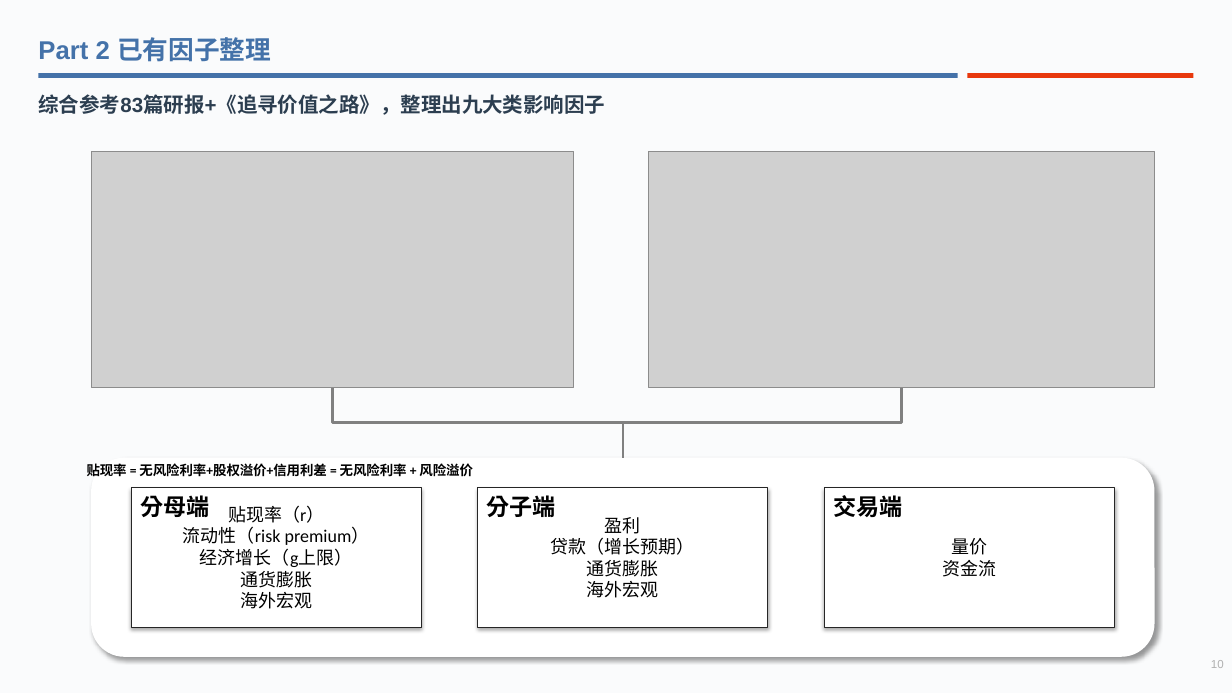
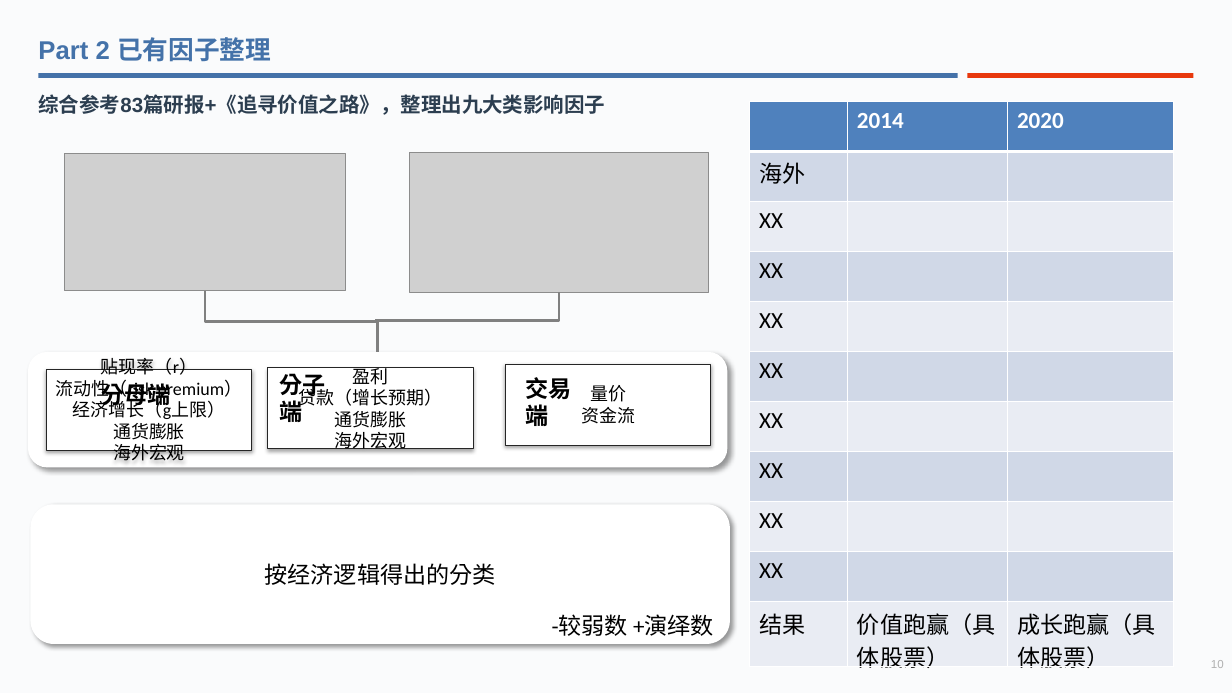
Before and after one commit to galaxy226548-boop/MAIN_STYLE_ROTATION, a slide deck: slide 8 of H_presentation/style_rotation_draft_v1.pptx. Drawn at 1232x693 pixels with LibreOffice and Linux fonts; fonts in the diff are those of the drawing; grey boxes stand for pictures. Boxes give left, top, right and bottom in pixels: in the first picture for what was removed or moved away, otherwise in the second. Text is boxed around its words. In the diff, an @@ line names an element or a change of style, - is before the commit and + after.

```diff
--- a/H_presentation/style_rotation_draft_v1.pptx
+++ b/H_presentation/style_rotation_draft_v1.pptx
@@ table added at [750, 102, 1173, 672], 11 rows, 3 columns @@
+ | 2014 | 2020
+海外 |  | 
+XX |  | 
+XX |  | 
+XX |  | 
+XX |  | 
+XX |  | 
+XX |  | 
+XX |  | 
+XX |  | 
+结果 | 价值跑赢（具体股票） | 成长跑赢（具体股票）
@@ picture: place and size @@
-picture at [91, 152, 574, 388]
+picture at [65, 153, 346, 291]
@@ picture: place and size @@
-picture at [649, 152, 1155, 388]
+picture at [409, 152, 709, 292]
@@ elbow line moved from (333, 387) - (623, 457) to (205, 291) - (378, 352) @@
@@ elbow line moved from (902, 387) - (623, 457) to (559, 292) - (375, 321) @@
@@ rounded rectangle: place and size @@
-rounded rectangle at [91, 457, 1155, 656]
+rounded rectangle at [28, 352, 727, 468]
@@ rectangle "贴现率（r）": place and size @@
-rectangle "贴现率（r）" at [131, 488, 421, 628]
+rectangle "贴现率（r）" at [46, 369, 251, 450]
@@ text "分母端" rewrapped from [140, 495, 209, 517] to [101, 380, 170, 409] @@
@@ rectangle "盈利": place and size @@
-rectangle "盈利" at [478, 488, 768, 628]
+rectangle "盈利" at [268, 368, 473, 449]
@@ text "分子端" rewrapped from [487, 495, 556, 517] to [279, 373, 325, 426] @@
@@ rectangle "量价": place and size @@
-rectangle "量价" at [824, 488, 1115, 628]
+rectangle "量价" at [506, 364, 711, 445]
@@ text "交易端" rewrapped from [833, 495, 902, 517] to [525, 377, 571, 430] @@
@@ text removed at [87, 463, 473, 477] @@
-贴现率 = 无风险利率+股权溢价+信用利差 = 无风险利率 + 风险溢价
@@ rounded rectangle added at [30, 505, 730, 644], fill #FFFFFF, 18 pt, text #000000 @@
+按经济逻辑得出的分类
@@ text added at [552, 615, 714, 636], 18 pt, text #000000 @@
+-较弱数 +演绎数
```
Also in this commit, not shown: 5 other slides changed, 4 slides added, 52 other files.
